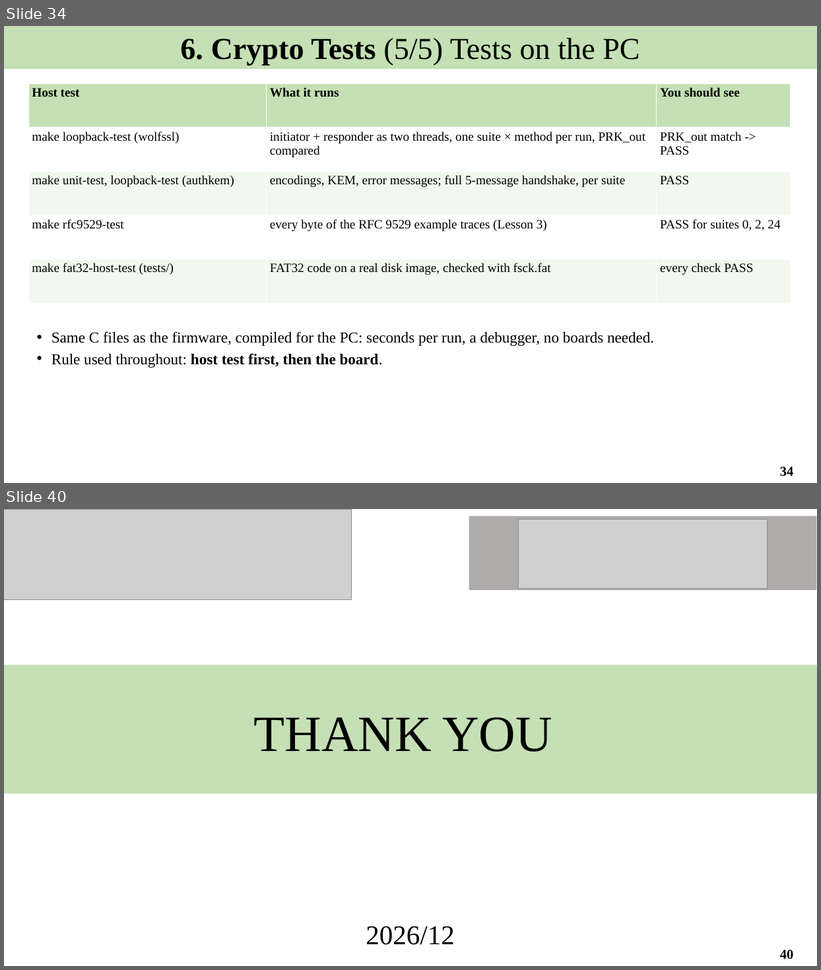
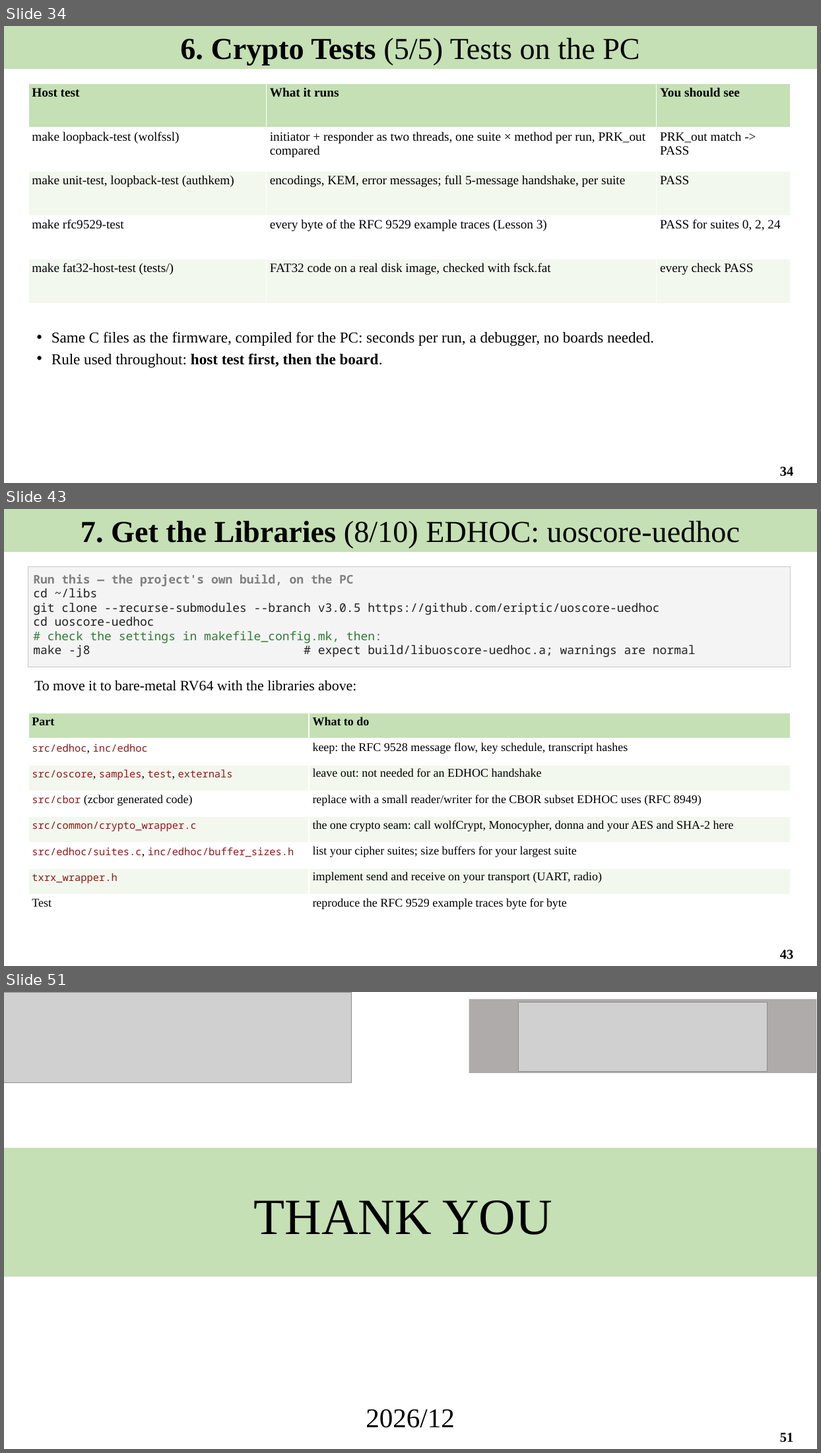
Before and after one commit to Khaiduy/chipyard-edhoc, a slide deck: fpga/sw/export/docs/slides/02_Software_environment_and_tests.pptx. Shown one above the other, each under a label of ours: slides 34 and 40 before the commit, slides 34, 43 and 51 after it; the slides between them are not shown. The pictures are 821x970 and 821x1453 pixels, drawn with LibreOffice and Linux fonts; fonts in the diff are those of the drawing; grey boxes stand for pictures. Boxes give left, top, right and bottom in pixels: in the first picture for what was removed or moved away, otherwise in the second. Text is boxed around its words. In the diff, an @@ line names an element or a change of style, - is before the commit and + after.

```diff
--- a/fpga/sw/export/docs/slides/02_Software_environment_and_tests.pptx
+++ b/fpga/sw/export/docs/slides/02_Software_environment_and_tests.pptx
@@ slide 43 added at [4,509,817,966], background #FFFFFF @@
@@ rectangle added at [4,509,817,553], fill #C5E0B4, 36 pt, text #000000 @@
+7. Get the Libraries (8/10) EDHOC: uoscore-uedhoc
@@ rectangle added at [28,567,791,667], fill #F4F4F4, outline #C8C8C8 0.75 pt, 14 pt, text #1F1F1F @@
+Run this — the project's own build, on the PC
+cd ~/libs
+git clone --recurse-submodules --branch v3.0.5 https://github.com/eriptic/uoscore-uedhoc
+cd uoscore-uedhoc
+# check the settings in makefile_config.mk, then:
+make -j8 # expect build/libuoscore-uedhoc.a; warnings are normal
@@ text added at [34,681,356,691], 17 pt, text #000000 @@
+To move it to bare-metal RV64 with the libraries above:
@@ table added at [28,714,791,921], 8 rows, 2 columns @@
+Part | What to do
+src/edhoc, inc/edhoc | keep: the RFC 9528 message flow, key schedule, transcript hashes
+src/oscore, samples, test, externals | leave out: not needed for an EDHOC handshake
+src/cbor (zcbor generated code) | replace with a small reader/writer for the CBOR subset EDHOC uses (RFC 8949)
+src/common/crypto_wrapper.c | the one crypto seam: call wolfCrypt, Monocypher, donna and your AES and SHA-2 here
+src/edhoc/suites.c, inc/edhoc/buffer_sizes.h | list your cipher suites; size buffers for your largest suite
+txrx_wrapper.h | implement send and receive on your transport (UART, radio)
+Test | reproduce the RFC 9529 example traces byte for byte
@@ page number added at [780,950,793,960], 16 pt, text #000000, bold @@
+43
@@ what was slide 40 is now slide 51 @@
@@ page number at [780,1433,793,1443]: text changed @@
-40
+51
```
Also in this commit, not shown: 13 slides changed, 10 other slides added, 5 other files.
